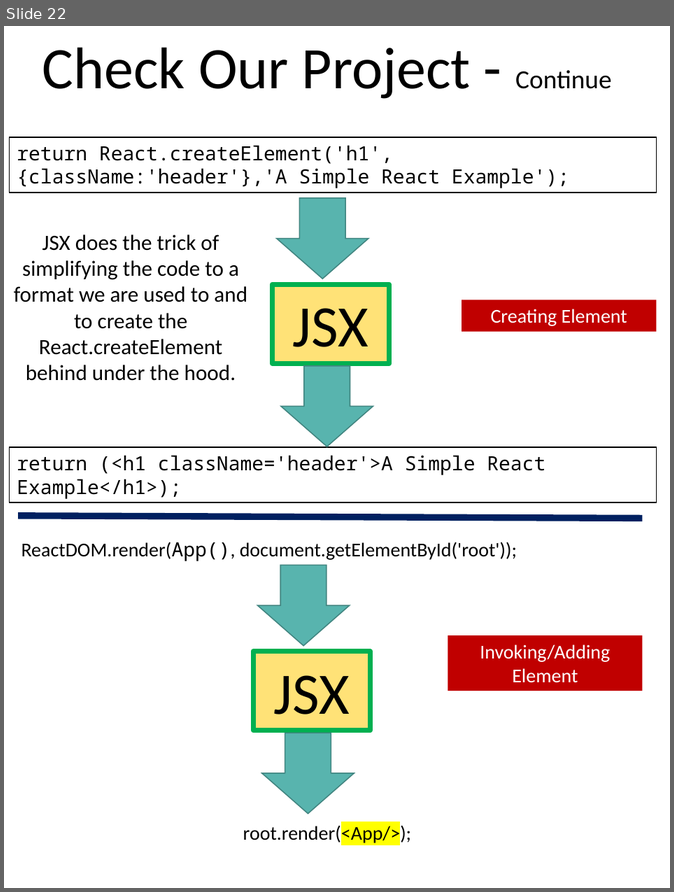
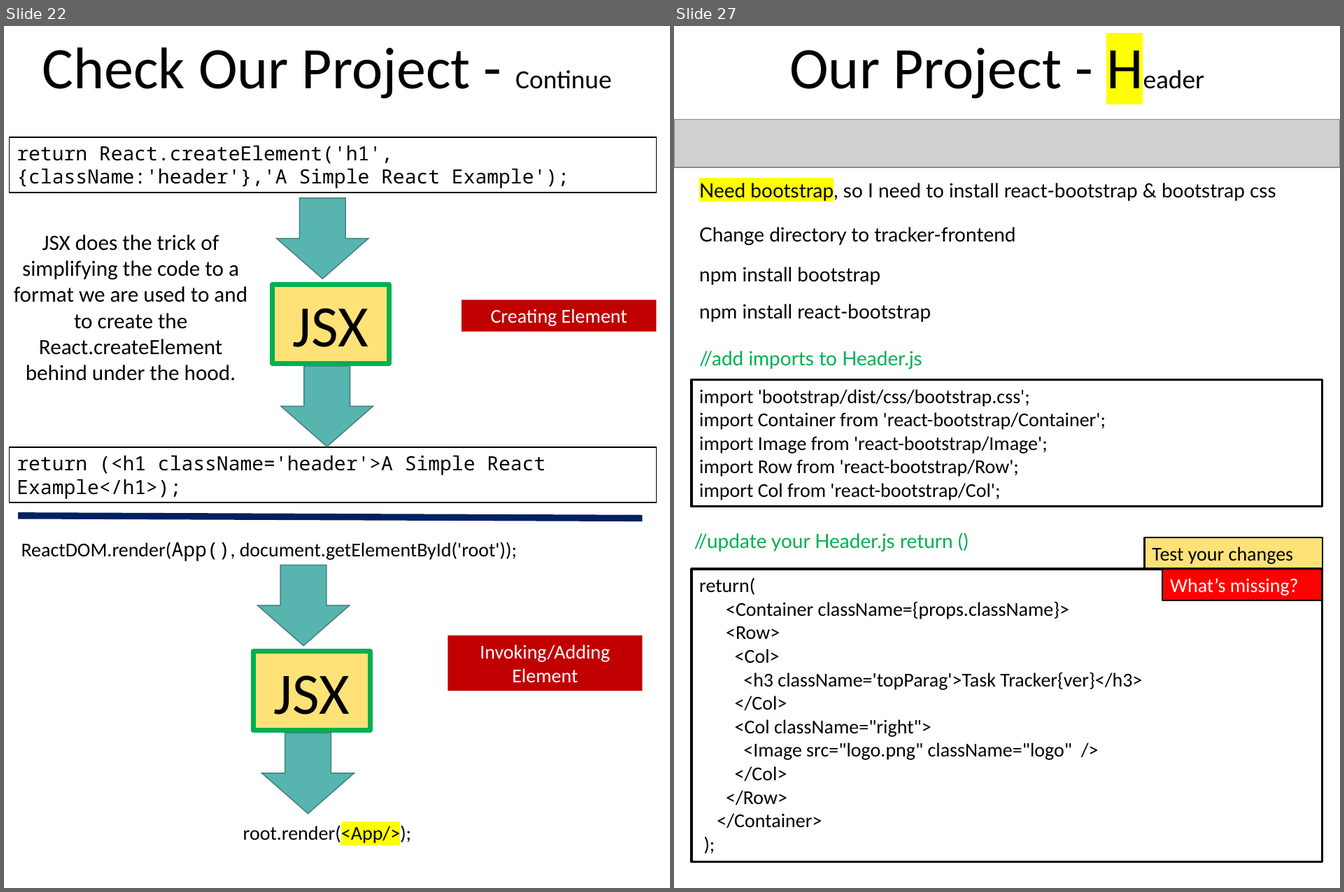
Before and after one commit to scorpion0511/mytracker, a slide deck: doc/React.pptx. Shown side by side, each under a label of ours: slide 22 before the commit, slides 22 and 27 after it; the slides between them are not shown. The pictures are 674x892 and 1344x892 pixels, drawn with LibreOffice and Linux fonts; fonts in the diff are those of the drawing; grey boxes stand for pictures. Boxes give left, top, right and bottom in pixels: in the first picture for what was removed or moved away, otherwise in the second. Text is boxed around its words. In the diff, an @@ line names an element or a change of style, - is before the commit and + after.

```diff
--- a/doc/React.pptx
+++ b/doc/React.pptx
@@ slide 27 added at bbox=[674, 26, 1340, 888], background #FFFFFF @@
@@ text added at bbox=[789, 48, 1062, 99], 54 pt, text #000000 @@
+Our Project - Header
@@ picture added at bbox=[674, 120, 1340, 168] @@
@@ text added at bbox=[699, 181, 1277, 202], 18 pt, text #000000 @@
+Need bootstrap, so I need to install react-bootstrap & bootstrap css
@@ text added at bbox=[699, 227, 1016, 245], 18 pt, text #000000 @@
+Change directory to tracker-frontend
@@ text added at bbox=[699, 267, 880, 285], 18 pt, text #000000 @@
+npm install bootstrap
@@ text added at bbox=[699, 304, 931, 322], 18 pt, text #000000 @@
+npm install react-bootstrap
@@ text added at bbox=[699, 351, 922, 369], 18 pt, text #00B050 @@
+//add imports to Header.js
@@ rectangle added at bbox=[692, 380, 1322, 507], outline #000000 2.25 pt, 18 pt, text #000000 @@
+import 'bootstrap/dist/css/bootstrap.css';
+import Container from 'react-bootstrap/Container';
+import Image from 'react-bootstrap/Image';
+import Row from 'react-bootstrap/Row';
+import Col from 'react-bootstrap/Col';
@@ text added at bbox=[694, 533, 953, 552], 18 pt, text #00B050 @@
+//update your Header.js return ()
@@ rectangle added at bbox=[1144, 538, 1322, 569], fill #FFE277, outline #000000 1.5 pt, 18 pt, text #000000 @@
+Test your changes
@@ rectangle added at bbox=[692, 569, 1322, 862], outline #000000 2.25 pt, 18 pt, text #000000 @@
+return(
+<Container className={props.className}>
+<Row>
+<Col>
+<h3 className='topParag'>Task Tracker{ver}</h3>
+</Col>
+<Col className="right">
+<Image src="logo.png" className="logo" />
+</Col>
+</Row>
+</Container>
+);
@@ rectangle added at bbox=[1163, 569, 1322, 601], fill #FF0000, outline #000000 1.5 pt, 18 pt, text #FFFFFF @@
+What’s missing?
```
Also in this commit, not shown: 6 slides changed, 3 other slides added, 4 slides removed.
